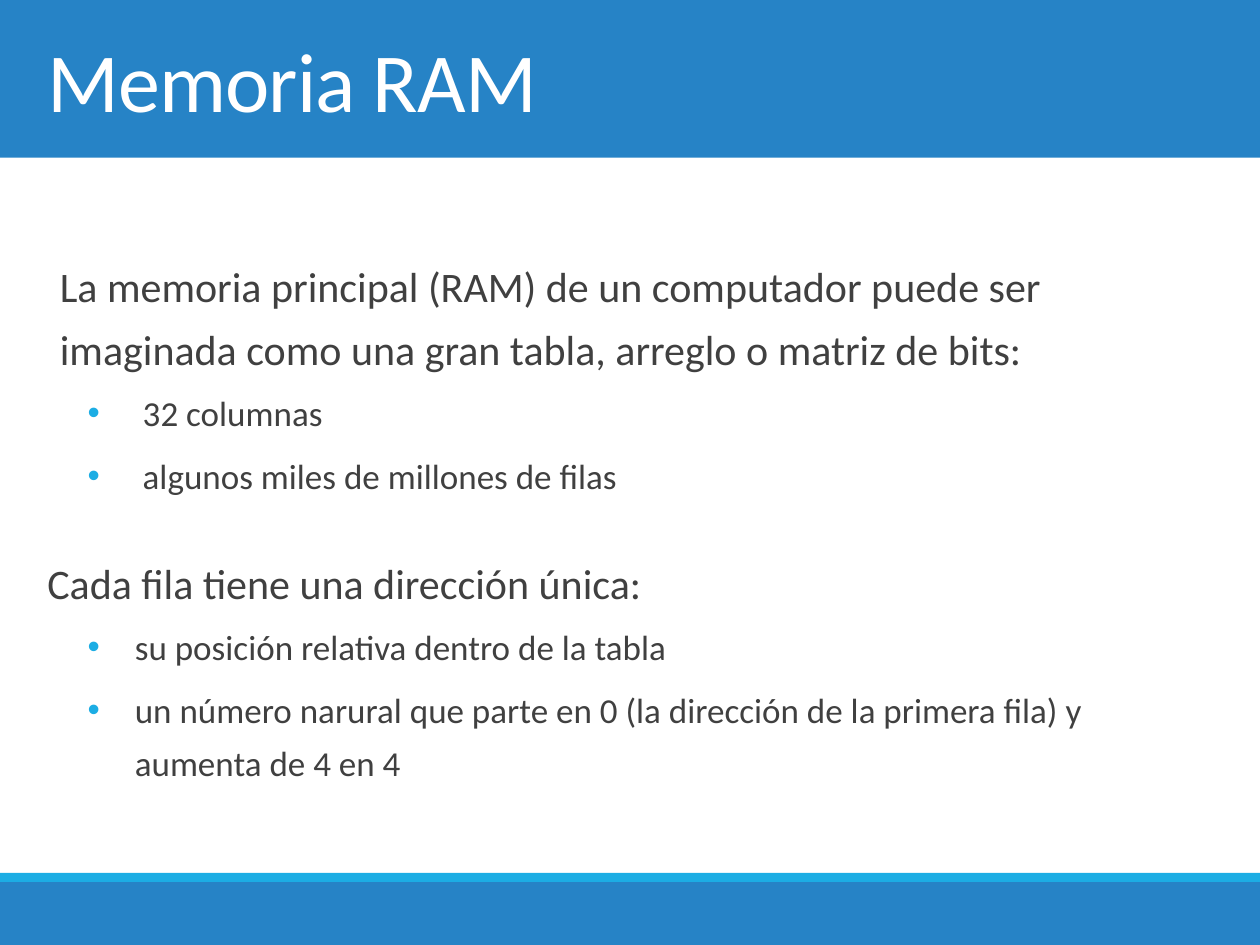
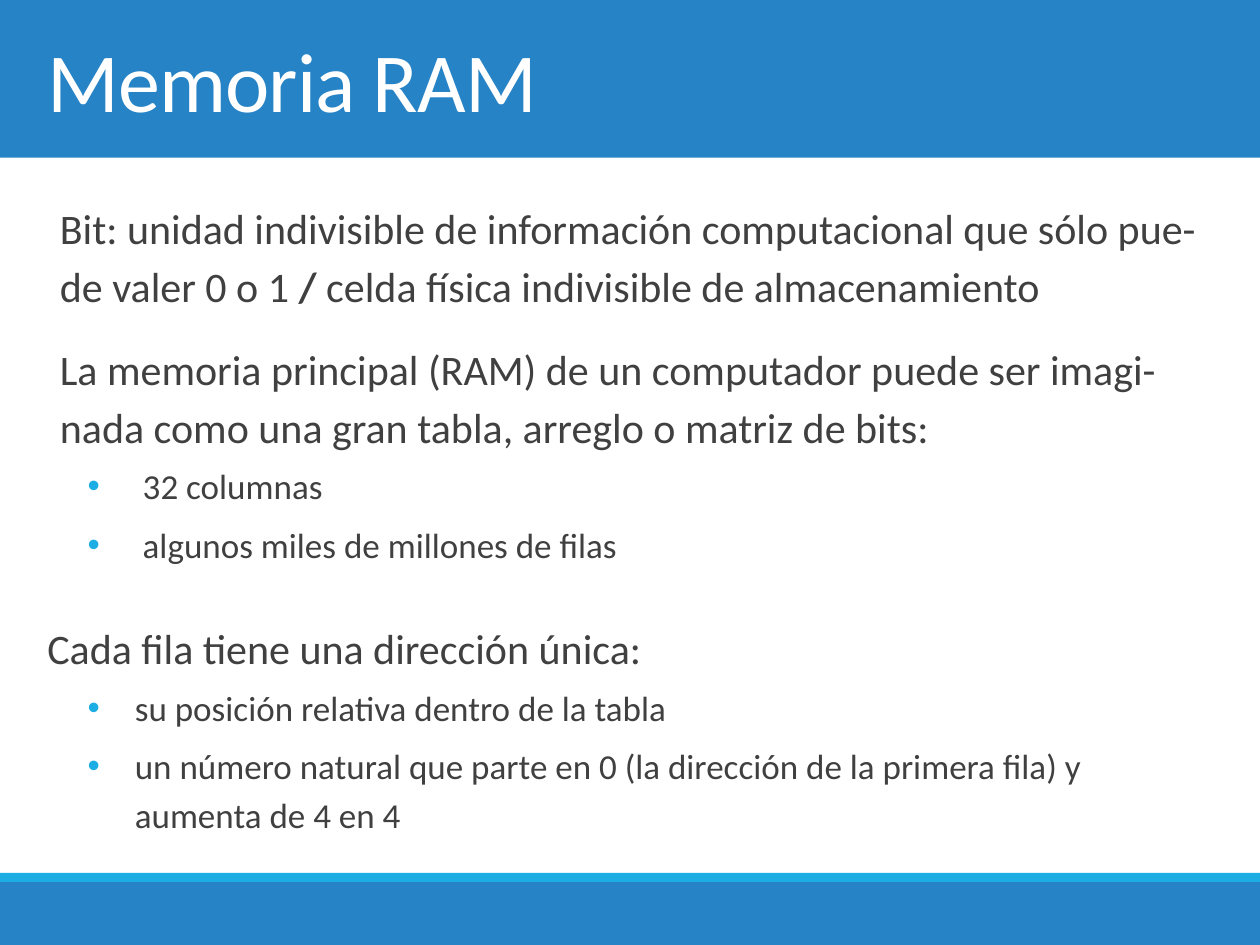
Before and after one commit to chris-carstens/2020-2, a slide deck: slide 33 of Clases/00 - Introducción al curso/00. Introducción al curso.pptx. Drawn at 1260x945 pixels with LibreOffice and Linux fonts; fonts in the diff are those of the drawing. Boxes give left, top, right and bottom in pixels: in the first picture for what was removed or moved away, otherwise in the second. Text is boxed around its words. In the diff, an @@ line names an element or a change of style, - is before the commit and + after.

```diff
--- a/Clases/00 - Introducción al curso/00. Introducción al curso.pptx
+++ b/Clases/00 - Introducción al curso/00. Introducción al curso.pptx
@@ text at (x1=60, y1=215, x2=1196, y2=450): text changed @@
-  La memoria principal (RAM) de un computador puede ser imaginada como una gran tabla, arreglo o matriz de bits:
+  Bit: unidad indivisible de información computacional que sólo pue-de valer 0 o 1 / celda física indivisible de almacenamiento
+  La memoria principal (RAM) de un computador puede ser imagi-nada como una gran tabla, arreglo o matriz de bits:
@@ text at (x1=47, y1=474, x2=666, y2=727): line spacing 1.25 to 1.15 @@
@@ text at (x1=135, y1=753, x2=1081, y2=829): text changed @@
-  • un número narural que parte en 0 (la dirección de la primera fila) y aumenta de 4 en 4
+  • un número natural que parte en 0 (la dirección de la primera fila) y aumenta de 4 en 4
```
Also in this commit, not shown: 5 other slides changed, 1 slide added, 3 other files.
